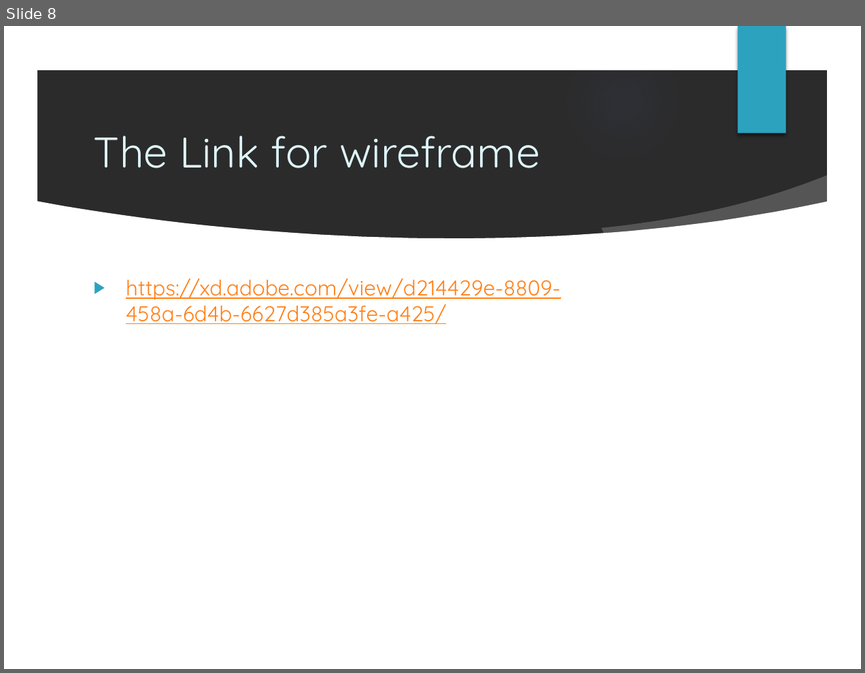
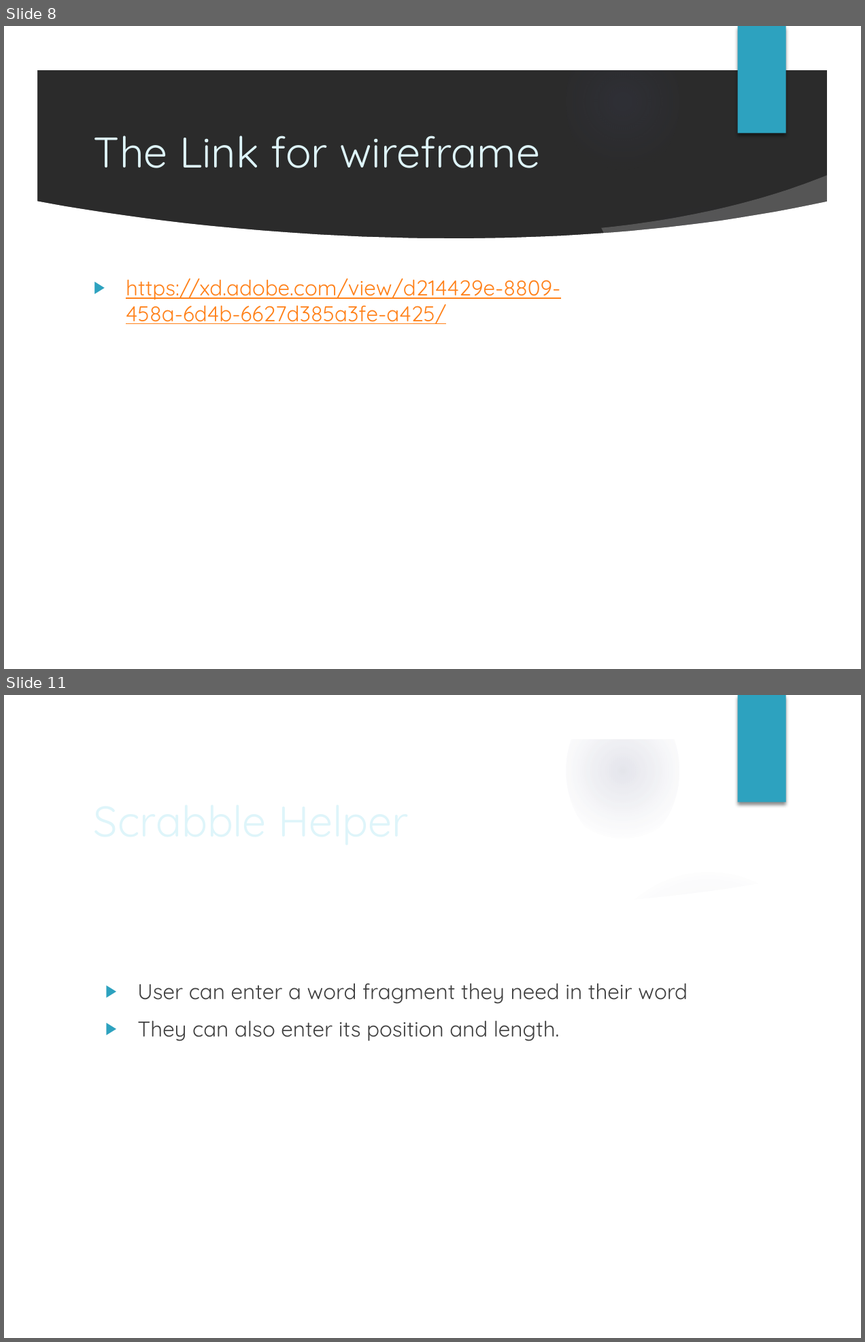
Before and after one commit to ritveak/Wordzone, a slide deck: review 1.pptx. Shown one above the other, each under a label of ours: slide 8 before the commit, slides 8 and 11 after it; the slides between them are not shown. The pictures are 865x673 and 865x1342 pixels, drawn with LibreOffice and Linux fonts; fonts in the diff are those of the drawing; background and template pictures are left out; a plain dark background stands for a picture behind light text. Boxes give left, top, right and bottom in pixels: in the first picture for what was removed or moved away, otherwise in the second. Text is boxed around its words. In the diff, an @@ line names an element or a change of style, - is before the commit and + after.

```diff
--- a/review 1.pptx
+++ b/review 1.pptx
@@ slide 11 added at <box>4,695,861,1338</box>, background picture (left out); not listed: 9 template elements that a slide beside it also shows @@
@@ title added at <box>86,786,702,852</box>, 36 pt, text #DEF5FA @@
+Scrabble Helper
@@ text added at <box>137,983,687,1041</box>, 18 pt, text #404040 @@
+▶ User can enter a word fragment they need in their word
+▶ They can also enter its position and length.
```
Also in this commit, not shown: 1 slide changed, 4 other slides added, 2 other files.
